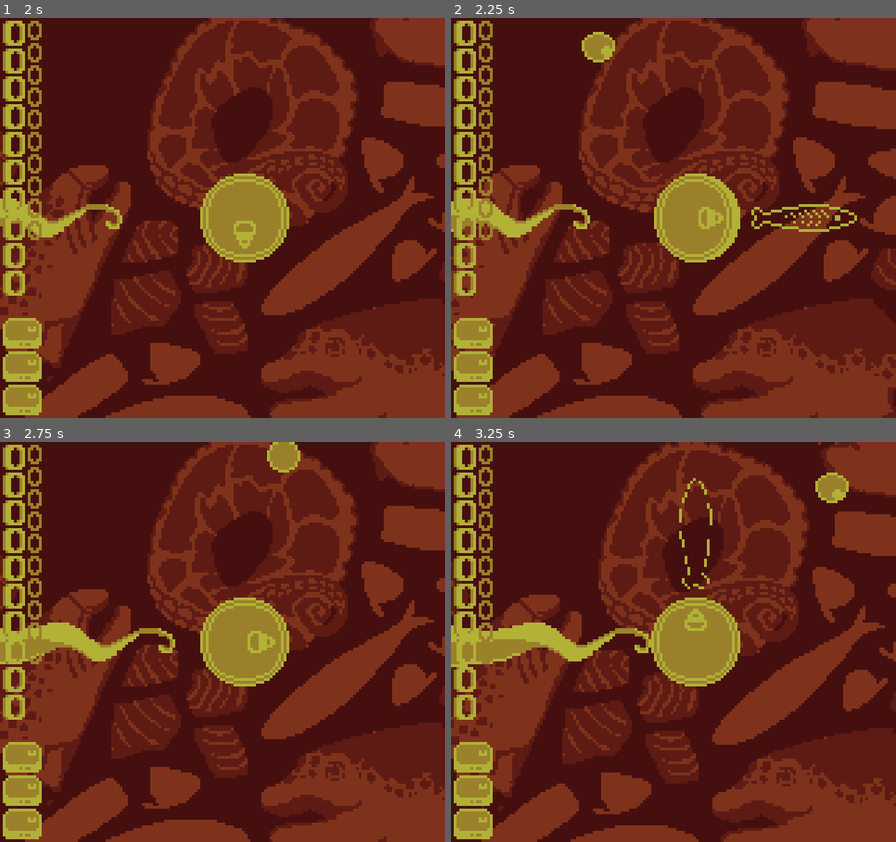
Above: before the commit, frames 1-4 (two rows, left to right).
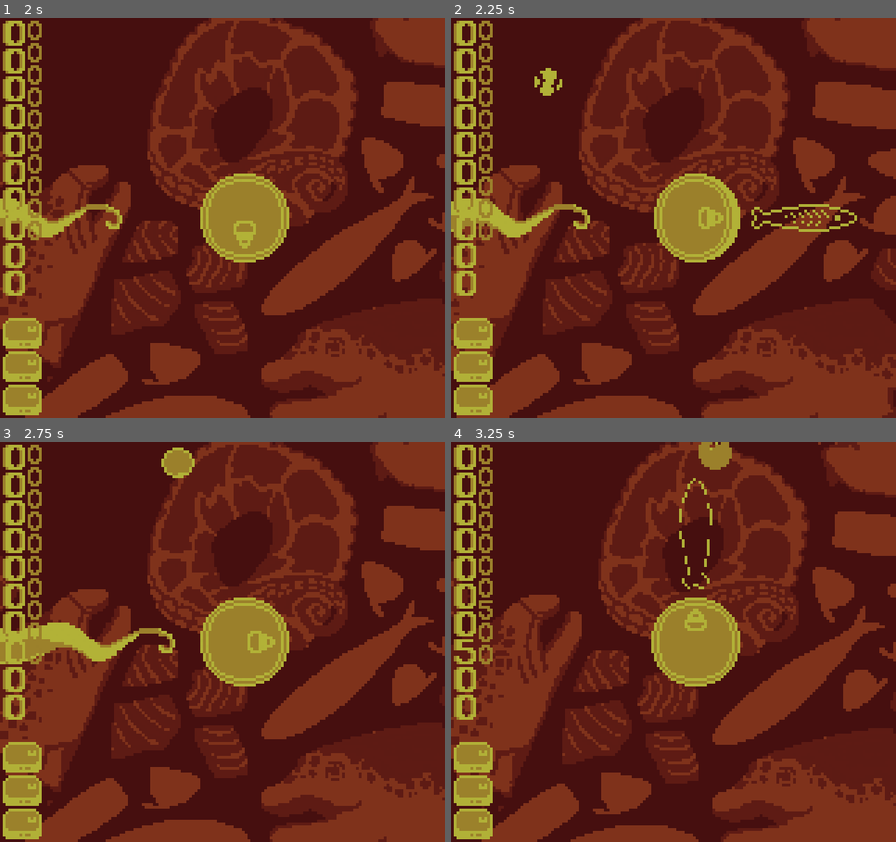
Above: after the commit, the same moments.

Repository: sym-z/gbjam-12
Game: Godot game, scene res://scenes/load_scene.tscn
The game is run twice, just before and just after one commit, with the same random seed, the same clock (stepped at 60 frames per second) and the same inputs.
Inputs:
- Up to frame 1 (2 s): tap Enter (START) at 0.5 s; hold D (DPAD-RIGHT) 0.53-1.28 s; tap L (A) at 0.6, 1.55 s; tap K (B) at 0.8, 1.35 s; hold S (DPAD-DOWN) from 1.28 s (still down)
- Up to frame 2 (2.25 s): release S (DPAD-DOWN) at 2.03 s; hold D (DPAD-RIGHT) from 2.03 s (still down); tap L (A) at 2.1 s
- Up to frame 3 (2.75 s): keep holding D (DPAD-RIGHT); tap K (B) at 2.3 s
- Up to frame 4 (3.25 s): release D (DPAD-RIGHT) at 2.78 s; hold W (DPAD-UP) from 2.78 s (still down); tap K (B) at 2.85 s; tap L (A) at 3.05 s

Frame 1 is identical in both runs. In frame 2, 0.7% of the frame differs, in the area x 18-37%, y 3-20%; in frame 3, 0.9%; in frame 4, 3.1%, in the area x 0-90%, y 0-57%.

Commit message:
enemy birth an death anims done, scoring bugfix
fixed a bug where you could rack up kills by spamming fire during a death animation

Diff:
--- a/game-files/scenes/goodguy.tscn
+++ b/game-files/scenes/goodguy.tscn
@@ -261,7 +261,6 @@
 [node name="Hurtbox" type="Area2D" parent="."]
 
 [node name="CollisionShape2D" type="CollisionShape2D" parent="Hurtbox"]
-visible = false
 shape = SubResource("CircleShape2D_b0cfp")
 
 [node name="Firing Directions" type="Node2D" parent="."]
--- a/game-files/scenes/radial_guy.tscn
+++ b/game-files/scenes/radial_guy.tscn
@@ -1,7 +1,93 @@
-[gd_scene load_steps=15 format=3 uid="uid://c2ajpu1p3djgq"]
+[gd_scene load_steps=38 format=3 uid="uid://c2ajpu1p3djgq"]
 
 [ext_resource type="Script" path="res://scripts/radial_guy.gd" id="1_346tb"]
 [ext_resource type="Texture2D" uid="uid://rbm6lag82sgk" path="res://tilesets/fish_head.png" id="2_pm34y"]
+[ext_resource type="Texture2D" uid="uid://cvrktqn7j284k" path="res://tilesets/head_birth.png" id="2_saldj"]
+[ext_resource type="Texture2D" uid="uid://bhv8cgerdxbqp" path="res://tilesets/head_death.png" id="3_atsrv"]
+
+[sub_resource type="AtlasTexture" id="AtlasTexture_t3pqb"]
+atlas = ExtResource("2_saldj")
+region = Rect2(0, 0, 16, 16)
+
+[sub_resource type="AtlasTexture" id="AtlasTexture_jofhj"]
+atlas = ExtResource("2_saldj")
+region = Rect2(16, 0, 16, 16)
+
+[sub_resource type="AtlasTexture" id="AtlasTexture_6x4vp"]
+atlas = ExtResource("2_saldj")
+region = Rect2(32, 0, 16, 16)
+
+[sub_resource type="AtlasTexture" id="AtlasTexture_pct58"]
+atlas = ExtResource("2_saldj")
+region = Rect2(48, 0, 16, 16)
+
+[sub_resource type="AtlasTexture" id="AtlasTexture_apll7"]
+atlas = ExtResource("2_saldj")
+region = Rect2(64, 0, 16, 16)
+
+[sub_resource type="AtlasTexture" id="AtlasTexture_2ink7"]
+atlas = ExtResource("2_saldj")
+region = Rect2(80, 0, 16, 16)
+
+[sub_resource type="AtlasTexture" id="AtlasTexture_yjhe1"]
+atlas = ExtResource("2_saldj")
+region = Rect2(96, 0, 16, 16)
+
+[sub_resource type="AtlasTexture" id="AtlasTexture_s5l0p"]
+atlas = ExtResource("2_saldj")
+region = Rect2(112, 0, 16, 16)
+
+[sub_resource type="AtlasTexture" id="AtlasTexture_tp6mv"]
+atlas = ExtResource("2_saldj")
+region = Rect2(128, 0, 16, 16)
+
+[sub_resource type="AtlasTexture" id="AtlasTexture_h7y7o"]
+atlas = ExtResource("2_saldj")
+region = Rect2(144, 0, 16, 16)
+
+[sub_resource type="AtlasTexture" id="AtlasTexture_pb6ta"]
+atlas = ExtResource("3_atsrv")
+region = Rect2(0, 0, 16, 16)
+
+[sub_resource type="AtlasTexture" id="AtlasTexture_d6c1k"]
+atlas = ExtResource("3_atsrv")
+region = Rect2(16, 0, 16, 16)
+
+[sub_resource type="AtlasTexture" id="AtlasTexture_efdkb"]
+atlas = ExtResource("3_atsrv")
+region = Rect2(32, 0, 16, 16)
+
+[sub_resource type="AtlasTexture" id="AtlasTexture_pgt7e"]
+atlas = ExtResource("3_atsrv")
+region = Rect2(48, 0, 16, 16)
+
+[sub_resource type="AtlasTexture" id="AtlasTexture_7rke8"]
+atlas = ExtResource("3_atsrv")
+region = Rect2(64, 0, 16, 16)
+
+[sub_resource type="AtlasTexture" id="AtlasTexture_6rtja"]
+atlas = ExtResource("3_atsrv")
+region = Rect2(80, 0, 16, 16)
+
+[sub_resource type="AtlasTexture" id="AtlasTexture_40pox"]
+atlas = ExtResource("3_atsrv")
+region = Rect2(96, 0, 16, 16)
+
+[sub_resource type="AtlasTexture" id="AtlasTexture_fthv0"]
+atlas = ExtResource("3_atsrv")
+region = Rect2(112, 0, 16, 16)
+
+[sub_resource type="AtlasTexture" id="AtlasTexture_o5sdj"]
+atlas = ExtResource("3_atsrv")
+region = Rect2(128, 0, 16, 16)
+
+[sub_resource type="AtlasTexture" id="AtlasTexture_rbqtn"]
+atlas = ExtResource("3_atsrv")
+region = Rect2(144, 0, 16, 16)
+
+[sub_resource type="AtlasTexture" id="AtlasTexture_dgu47"]
+atlas = ExtResource("3_atsrv")
+region = Rect2(160, 0, 16, 16)
 
 [sub_resource type="AtlasTexture" id="AtlasTexture_8f7aa"]
 atlas = ExtResource("2_pm34y")
@@ -45,6 +131,79 @@
 
 [sub_resource type="SpriteFrames" id="SpriteFrames_bipq6"]
 animations = [{
+"frames": [{
+"duration": 1.0,
+"texture": SubResource("AtlasTexture_t3pqb")
+}, {
+"duration": 1.0,
+"texture": SubResource("AtlasTexture_jofhj")
+}, {
+"duration": 1.0,
+"texture": SubResource("AtlasTexture_6x4vp")
+}, {
+"duration": 1.0,
+"texture": SubResource("AtlasTexture_pct58")
+}, {
+"duration": 1.0,
+"texture": SubResource("AtlasTexture_apll7")
+}, {
+"duration": 1.0,
+"texture": SubResource("AtlasTexture_2ink7")
+}, {
+"duration": 1.0,
+"texture": SubResource("AtlasTexture_yjhe1")
+}, {
+"duration": 1.0,
+"texture": SubResource("AtlasTexture_s5l0p")
+}, {
+"duration": 1.0,
+"texture": SubResource("AtlasTexture_tp6mv")
+}, {
+"duration": 1.0,
+"texture": SubResource("AtlasTexture_h7y7o")
+}],
+"loop": false,
+"name": &"birth",
+"speed": 21.0
+}, {
+"frames": [{
+"duration": 1.0,
+"texture": SubResource("AtlasTexture_pb6ta")
+}, {
+"duration": 1.0,
+"texture": SubResource("AtlasTexture_d6c1k")
+}, {
+"duration": 1.0,
+"texture": SubResource("AtlasTexture_efdkb")
+}, {
+"duration": 1.0,
+"texture": SubResource("AtlasTexture_pgt7e")
+}, {
+"duration": 1.0,
+"texture": SubResource("AtlasTexture_7rke8")
+}, {
+"duration": 1.0,
+"texture": SubResource("AtlasTexture_6rtja")
+}, {
+"duration": 1.0,
+"texture": SubResource("AtlasTexture_40pox")
+}, {
+"duration": 1.0,
+"texture": SubResource("AtlasTexture_fthv0")
+}, {
+"duration": 1.0,
+"texture": SubResource("AtlasTexture_o5sdj")
+}, {
+"duration": 1.0,
+"texture": SubResource("AtlasTexture_rbqtn")
+}, {
+"duration": 1.0,
+"texture": SubResource("AtlasTexture_dgu47")
+}],
+"loop": false,
+"name": &"death",
+"speed": 21.0
+}, {
 "frames": [{
 "duration": 1.0,
 "texture": SubResource("AtlasTexture_8f7aa")
@@ -95,8 +254,8 @@
 
 [node name="AnimatedSprite2D" type="AnimatedSprite2D" parent="Guy"]
 sprite_frames = SubResource("SpriteFrames_bipq6")
-autoplay = "default"
-frame_progress = 0.227692
+animation = &"birth"
+autoplay = "birth"
 
 [node name="Hit Box" type="Area2D" parent="Guy" groups=["Enemies"]]
 
@@ -109,4 +268,5 @@
 [node name="Difficulty Bump" type="Timer" parent="."]
 one_shot = true
 
+[connection signal="animation_finished" from="Guy/AnimatedSprite2D" to="." method="_on_animated_sprite_2d_animation_finished"]
 [connection signal="timeout" from="Creep Timer" to="." method="_on_creep_timer_timeout"]
--- a/game-files/scenes/worse_guy.tscn
+++ b/game-files/scenes/worse_guy.tscn
@@ -1,9 +1,42 @@
-[gd_scene load_steps=65 format=3 uid="uid://0rxultecbvo7"]
+[gd_scene load_steps=74 format=3 uid="uid://0rxultecbvo7"]
 
 [ext_resource type="Script" path="res://scripts/worse_guy.gd" id="1_gvq31"]
+[ext_resource type="Texture2D" uid="uid://ph7o6phdqvs0" path="res://tilesets/eyeball_birth.png" id="2_h47ky"]
 [ext_resource type="Texture2D" uid="uid://c5awjik8e6j31" path="res://tilesets/worse_guy_death_spritesheet.png" id="2_is50l"]
 [ext_resource type="Texture2D" uid="uid://dhlhb5cq8emkq" path="res://tilesets/eyeball-sheet.png" id="3_471m1"]
 
+[sub_resource type="AtlasTexture" id="AtlasTexture_fjo41"]
+atlas = ExtResource("2_h47ky")
+region = Rect2(0, 0, 12, 12)
+
+[sub_resource type="AtlasTexture" id="AtlasTexture_spbxa"]
+atlas = ExtResource("2_h47ky")
+region = Rect2(12, 0, 12, 12)
+
+[sub_resource type="AtlasTexture" id="AtlasTexture_xuaad"]
+atlas = ExtResource("2_h47ky")
+region = Rect2(24, 0, 12, 12)
+
+[sub_resource type="AtlasTexture" id="AtlasTexture_k3xul"]
+atlas = ExtResource("2_h47ky")
+region = Rect2(36, 0, 12, 12)
+
+[sub_resource type="AtlasTexture" id="AtlasTexture_pc0pc"]
+atlas = ExtResource("2_h47ky")
+region = Rect2(48, 0, 12, 12)
+
+[sub_resource type="AtlasTexture" id="AtlasTexture_e2jgv"]
+atlas = ExtResource("2_h47ky")
+region = Rect2(60, 0, 12, 12)
+
+[sub_resource type="AtlasTexture" id="AtlasTexture_2cc5x"]
+atlas = ExtResource("2_h47ky")
+region = Rect2(72, 0, 12, 12)
+
+[sub_resource type="AtlasTexture" id="AtlasTexture_s8xjo"]
+atlas = ExtResource("2_h47ky")
+region = Rect2(84, 0, 12, 12)
+
 [sub_resource type="AtlasTexture" id="AtlasTexture_ecf61"]
 atlas = ExtResource("2_is50l")
 region = Rect2(0, 0, 12, 12)
@@ -242,6 +275,35 @@
 
 [sub_resource type="SpriteFrames" id="SpriteFrames_pvh5r"]
 animations = [{
+"frames": [{
+"duration": 1.0,
+"texture": SubResource("AtlasTexture_fjo41")
+}, {
+"duration": 1.0,
+"texture": SubResource("AtlasTexture_spbxa")
+}, {
+"duration": 1.0,
+"texture": SubResource("AtlasTexture_xuaad")
+}, {
+"duration": 1.0,
+"texture": SubResource("AtlasTexture_k3xul")
+}, {
+"duration": 1.0,
+"texture": SubResource("AtlasTexture_pc0pc")
+}, {
+"duration": 1.0,
+"texture": SubResource("AtlasTexture_e2jgv")
+}, {
+"duration": 1.0,
+"texture": SubResource("AtlasTexture_2cc5x")
+}, {
+"duration": 1.0,
+"texture": SubResource("AtlasTexture_s8xjo")
+}],
+"loop": false,
+"name": &"birth",
+"speed": 21.0
+}, {
 "frames": [{
 "duration": 1.0,
 "texture": SubResource("AtlasTexture_ecf61")
@@ -440,7 +502,10 @@
 
 [node name="AnimatedSprite2D" type="AnimatedSprite2D" parent="."]
 sprite_frames = SubResource("SpriteFrames_pvh5r")
-autoplay = "default"
+animation = &"birth"
+autoplay = "birth"
+frame = 7
+frame_progress = 1.0
 
 [node name="Hit Box" type="Area2D" parent="." groups=["Enemies"]]
 
--- a/game-files/scripts/bad_guy.gd
+++ b/game-files/scripts/bad_guy.gd
@@ -39,6 +39,7 @@
 
 func destroy(killed):
 	if(killed) and CAN_MOVE:
+		CAN_MOVE = false
 		print(Globals.KILLS)
 		if Globals.KILLS % difficulty_tick == 0 and Globals.KILLS != 0 and Globals.CAN_CHANGE: # Every tenth kill,
 			Globals.raise_difficulty(delta_score)
@@ -47,6 +48,8 @@
 		Globals.filled_gates[gate] = 0
 		sprite.animation = 'death'
 		sprite.play()
+	elif !killed:
+		queue_free()
 
 
 func hurt(dam):
--- a/game-files/scripts/goodguy.gd
+++ b/game-files/scripts/goodguy.gd
@@ -160,11 +160,12 @@
 	if area.is_in_group("Enemies") and !dead:
 		# Owner grabs the root node of the tree.
 		var attacker = area.owner
-		health -= attacker.damage
-		if health <= 0:
-			die()
-		# Destroy the enemy last!
-		attacker.destroy(false)
+		if attacker.CAN_MOVE:
+			health -= attacker.damage
+			if health <= 0:
+				die()
+			# Destroy the enemy last!
+			attacker.destroy(false)
 
 func die():
 	print("YOU DIED")
@@ -234,7 +235,7 @@
 		### SEE WHAT IT HIT ###
 		var target = curr_gun.get_collider()
 ## SOURCE: https://forum.godotengine.org/t/random-beginner-question-add-0-before-single-timer-digit/11688/3
-		if target and target.is_in_group("Enemies"):
+		if target and target.is_in_group("Enemies") and target.owner.CAN_MOVE:
 			# Damage Enemy
 			# Isolate the root node of the enemy, and apply damage to its health
 			Globals.KILLS += 1
--- a/game-files/scripts/radial_guy.gd
+++ b/game-files/scripts/radial_guy.gd
@@ -37,6 +37,8 @@
 ## Reference to the player, hook up in scene
 @export var player: Node2D
 
+## HANDLES ENEMY BIRTH ANIM
+var CAN_MOVE : bool = false
 func _ready():
 	# Start creep timer
 	#movement_tick.wait_time = move_dur
@@ -60,22 +62,26 @@
 	sprite.rotation_degrees -= init_rot
 
 func _process(delta):
-	move(delta)
-	pass
+	if !player.dead and CAN_MOVE:
+		move(delta)
+
 
 func move(delta):
-	if !player.dead:
-		rotation_degrees += speed * delta
-		sprite.rotation_degrees -= speed * delta
+	rotation_degrees += speed * delta
+	sprite.rotation_degrees -= speed * delta
 
 func destroy(killed):
-	if(killed):
+	if(killed) and CAN_MOVE:
+		CAN_MOVE = false
 		print(Globals.KILLS)
 		if Globals.KILLS % difficulty_tick == 0 and Globals.KILLS != 0 and Globals.CAN_CHANGE: # Every tenth kill,
 			Globals.raise_difficulty(delta_score)
 		Globals.SCORE = Globals.SCORE + score_value + Globals.SCORE_BUFF
 		print("Score: ", Globals.SCORE)
-	queue_free()
+		sprite.animation = 'death'
+		sprite.play()
+	elif !killed:
+		queue_free()
 
 func hurt(dam):
 	health -= dam
@@ -84,8 +90,21 @@
 
 # The enemy creeps toward the center every second
 func _on_creep_timer_timeout():
-	if !player.dead:
+	if !player.dead and CAN_MOVE:
 		if body.position.x - radial_creep < 0:
 			body.position = Vector2.ZERO
 		else:
 			body.position -= Vector2(radial_creep,0)
+
+
+func _on_animated_sprite_2d_animation_finished() -> void:
+	match sprite.animation:
+		'default':
+			pass
+		'birth':
+			# TODO can_move = true
+			CAN_MOVE = true
+			sprite.animation = 'default'
+		'death':
+			# TODO allow sprite to delete
+			queue_free()
--- a/game-files/scripts/worse_guy.gd
+++ b/game-files/scripts/worse_guy.gd
@@ -22,34 +22,46 @@
 ## Reference to the player, hook up in scene
 @export var player: Node2D
 
-
+## HANDLES SPRITE BIRTH ANIM
+var CAN_MOVE : bool = false
 func _ready():
 	## Variance in starting position
 	progress = randi_range(0,250)
 
 func _process(delta):
-	move(delta)
+	if !player.dead and CAN_MOVE:
+		move(delta)
 
 func move(delta):
-	if !player.dead:
 		progress += speed * delta
 
 func destroy(killed):
-	if(killed):
+	if(killed) and CAN_MOVE:
+		CAN_MOVE = false
 		print(Globals.KILLS)
 		if Globals.KILLS % difficulty_tick == 0 and Globals.KILLS != 0 and Globals.CAN_CHANGE: # Every tenth kill,
 			Globals.raise_difficulty(delta_score)
+		Globals.SCORE = Globals.SCORE + score_value + Globals.SCORE_BUFF
 		#Globals.SCORE = Globals.SCORE + score_value + Globals.SCORE_BUFF
 		print("Score: ", Globals.SCORE)
-	queue_free()
+		sprite.animation = 'death'
+		sprite.play()
+	elif !killed:
+		queue_free()
 
 func hurt(dam):
 	health -= dam
-	Globals.SCORE = Globals.SCORE + score_value + Globals.SCORE_BUFF
 	if health <= 0:
-		sprite.animation = 'death'
-		sprite.play()
+		destroy(true)
 
 func _on_animated_sprite_2d_animation_finished():
-	if sprite.animation == 'death':
-		destroy(true)
+	match sprite.animation:
+		'default':
+			pass
+		'birth':
+			# TODO can_move = true
+			CAN_MOVE = true
+			sprite.animation = 'default'
+		'death':
+			# TODO allow sprite to delete
+			queue_free()
